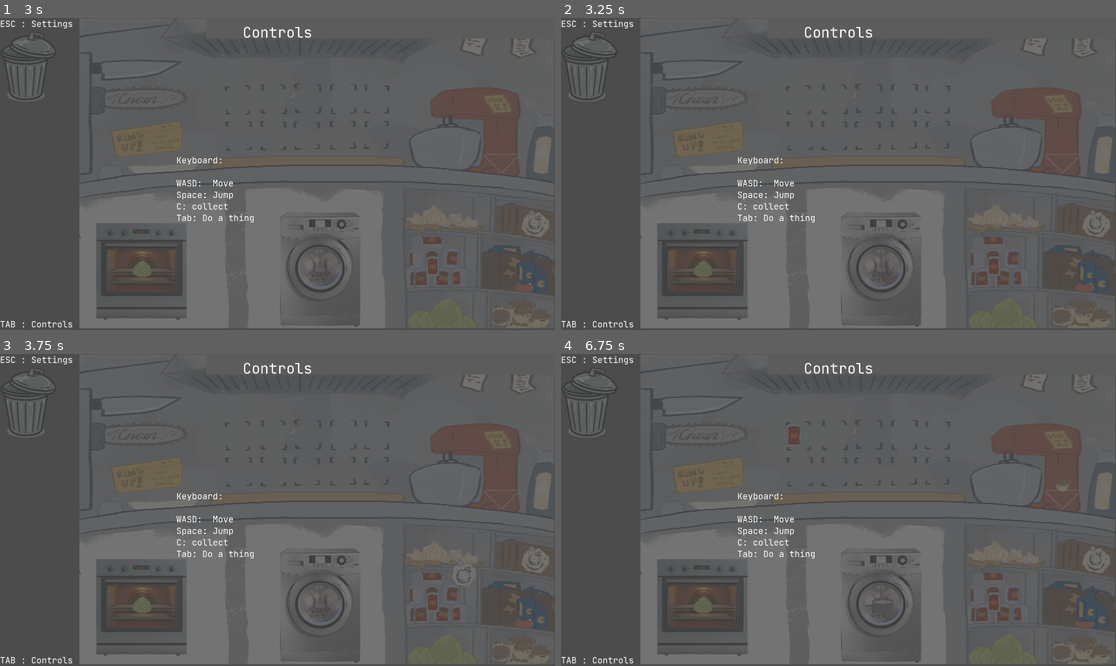
Above: before the commit, frames 1-4 (two rows, left to right).
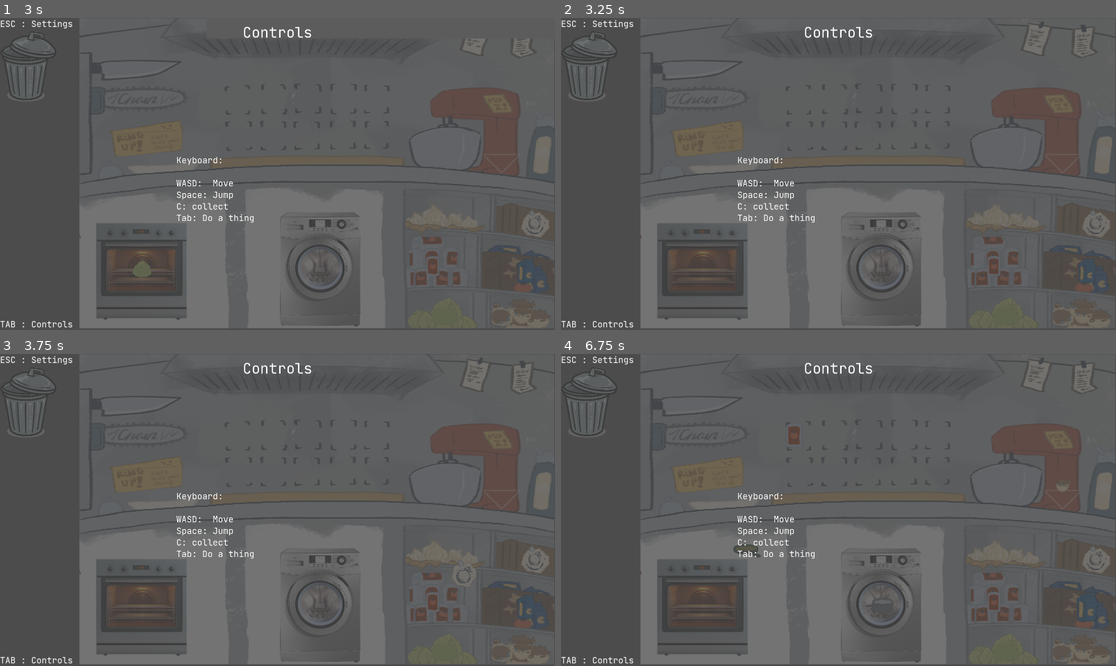
Above: after the commit, the same moments.

Repository: MikeyMictan1/Warwick-Game-Jam-2026
Game: Godot game, scene res://UI/ui_scenes/MainMenu.tscn
The game is run twice, just before and just after one commit, with the same random seed, the same clock (stepped at 60 frames per second) and the same inputs. The engine's default icon, where the game draws it, is replaced by a stand-in: a white triangle on a blue panel in a dark square.
Inputs (mouse positions are in pixels of both pictures, inside the frame that each line leads up to):
- Up to frame 1 (3 s): click "Play" at 0.5 s; tap Enter at 1.25 s; drag from (111, 164) to (144, 270) at 1.27 s; tap Space at 2 s; drag from (444, 314) to (144, 270) at 2.02 s; move the mouse to (438, 214) at 2.77 s; hold Tab (toggle_controls) from 2.78 s (still down)
- Up to frame 2 (3.25 s): keep holding Tab (toggle_controls); click (999, 214) at 3.05 s
- Up to frame 3 (3.75 s): release Tab (toggle_controls) at 3.5 s; tap Enter at 3.5 s; drag from (532, 556) to (321, 606) at 3.52 s
- Up to frame 4 (6.75 s): drag from (993, 600) to (794, 435) at 4.27 s; tap Space at 5 s; drag from (1082, 650) to (1060, 500) at 5.02 s; move the mouse to (1088, 606) at 5.77 s; click (1088, 606) at 5.85 s; tap Enter at 6.5 s; drag from (705, 603) to (832, 435) at 6.52 s

Frame 1 is identical in both runs. In frame 2, less than 0.1% of the frame differs, in the area x 23-28%, y 77-84%; in frame 3, less than 0.1%; in frame 4, 0.2%, in the area x 23-37%, y 60-84%.
Error in both runs: Invalid call. Nonexistent function 'get_ingredient_name' in base 'Nil'. (res://Scripts/Finished.gd:11)

Commit message:
oven dialogue fix

Diff:
--- a/Scripts/Oven.gd
+++ b/Scripts/Oven.gd
@@ -86,7 +86,10 @@
 
 # progresses on dialogue
 func talk():
-	var cur_dialogue: Array = fire_dialogue[cur_ingredient]
+	var cur_dialogue : Array = ["nom nom nom"]
+	if fire_dialogue.has(cur_ingredient):
+		cur_dialogue = fire_dialogue[cur_ingredient]
+
 	if current_index >= cur_dialogue.size():
 		is_talking = false
 		panel.visible = false
